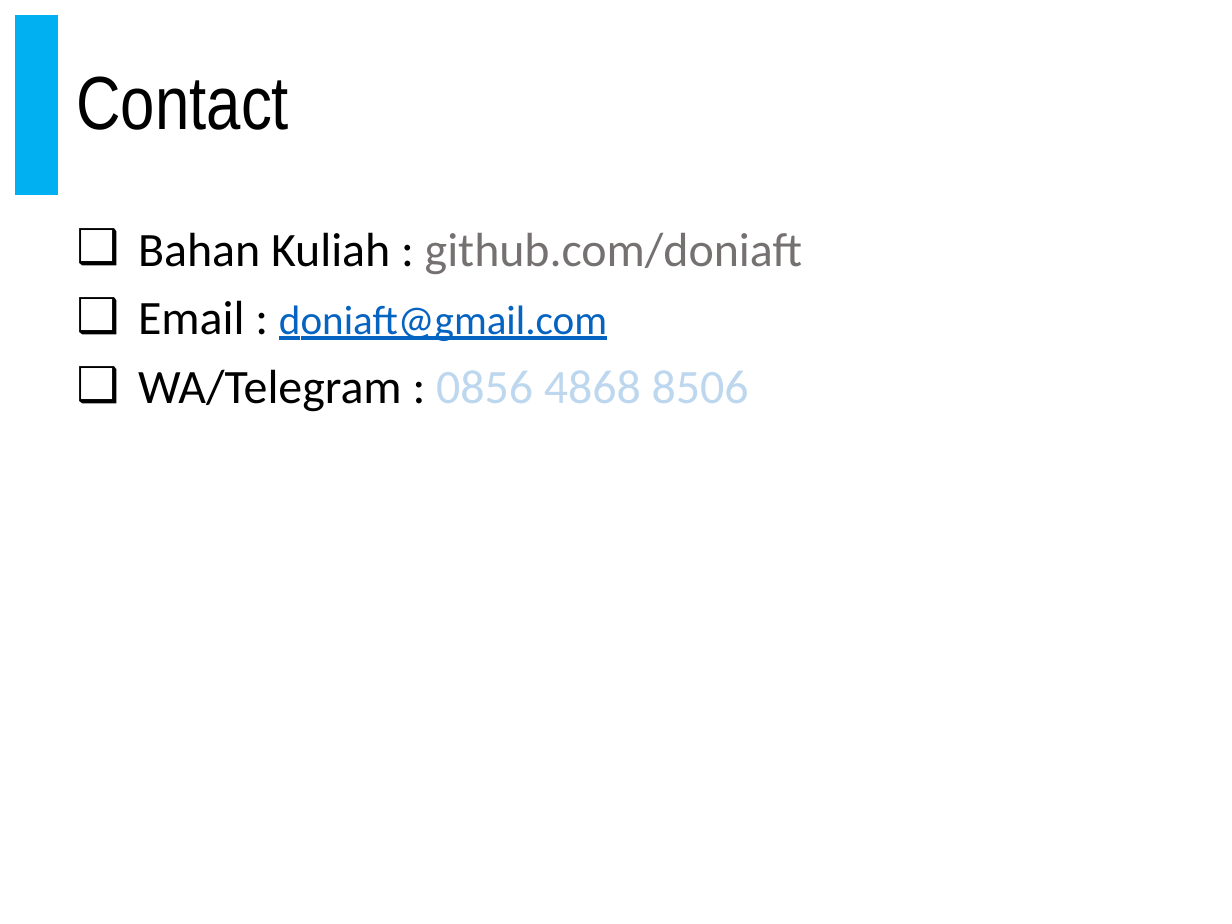
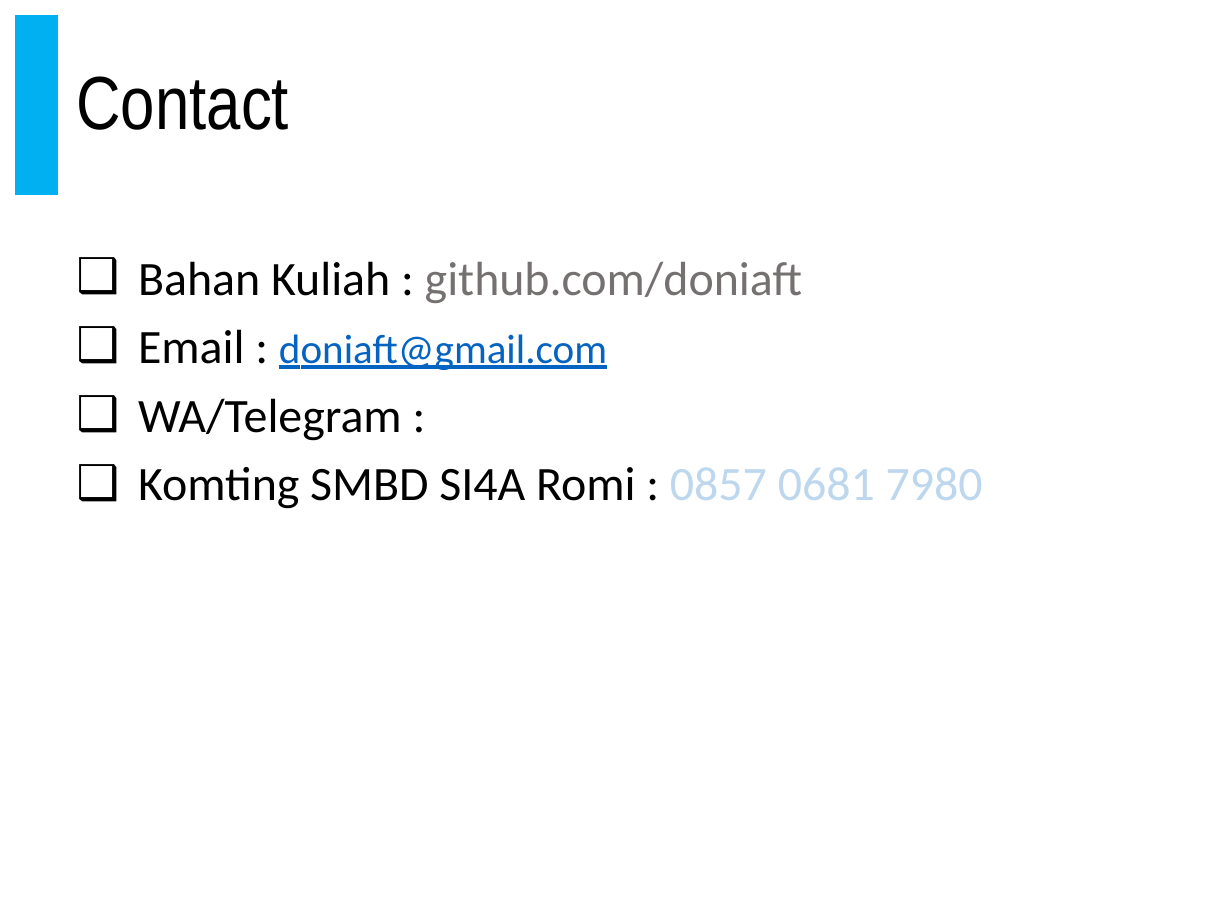
Before and after one commit to doniaft/Sistem-Manajemen-Basis-Data, a slide deck: slide 84 of 1. Bahan Ajar/01. SMBD - Pendahuluan.pptx. Drawn at 1232x924 pixels with LibreOffice and Linux fonts; fonts in the diff are those of the drawing. Boxes give left, top, right and bottom in pixels: in the first picture for what was removed or moved away, otherwise in the second. Text is boxed around its words. In the diff, an @@ line names an element or a change of style, - is before the commit and + after.

```diff
--- a/1. Bahan Ajar/01. SMBD - Pendahuluan.pptx
+++ b/1. Bahan Ajar/01. SMBD - Pendahuluan.pptx
@@ text "Bahan Kuliah : github.com/doniaft": place and size @@
-text "Bahan Kuliah : github.com/doniaft" at <box>138,232,802,412</box>
+text "Bahan Kuliah : github.com/doniaft" at <box>138,261,983,509</box>
@@ text at <box>138,398,983,509</box>: text changed @@
-❑ WA/Telegram : 0856 4868 8506
+❑ WA/Telegram :
+❑ Komting SMBD SI4A Romi : 0857 0681 7980
```
Also in this commit, not shown: 4 other slides changed, 1 other file.
